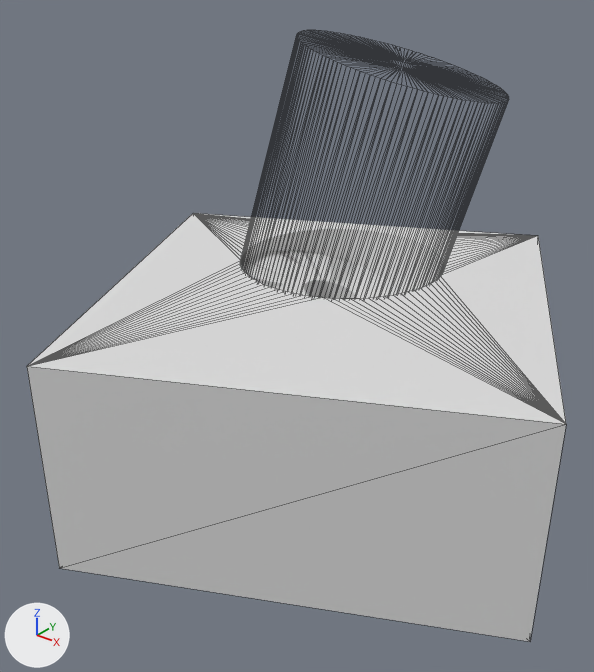
One commit to the glTF model docs-sphinx/_static/iframes/asm-build-cycle/thing.gltf: the scene before it, then after it.
Before and after are seen from a camera (50 mm lens) standing at (0.0202, -0.0339, 0.0179) and looking at (-0.0014, -0.0068, 0.0011). Arrows for +X, +Y and +Z are at lower left; the lights stay in place. Mesh edges are drawn as thin lines. Where no turn or scale is listed for an object, it has been applied to the vertices.

Objects in the first picture: 'thing.cyl', 'thing.pla'.
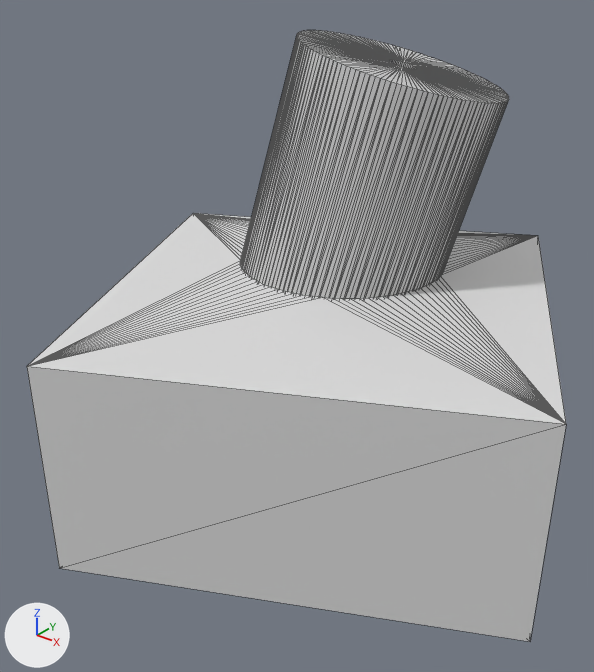
What differs and where, as boxes [x1, y1, x2, y2] in the pictures (594 x 672 px):
'thing.cyl', surface changed: [241, 30, 509, 299] in both

Edits to the bpy script that builds the scene:
```text
Change mat_material_1:
    mat_material_1.alpha: 0.0 -> 0.8
```
